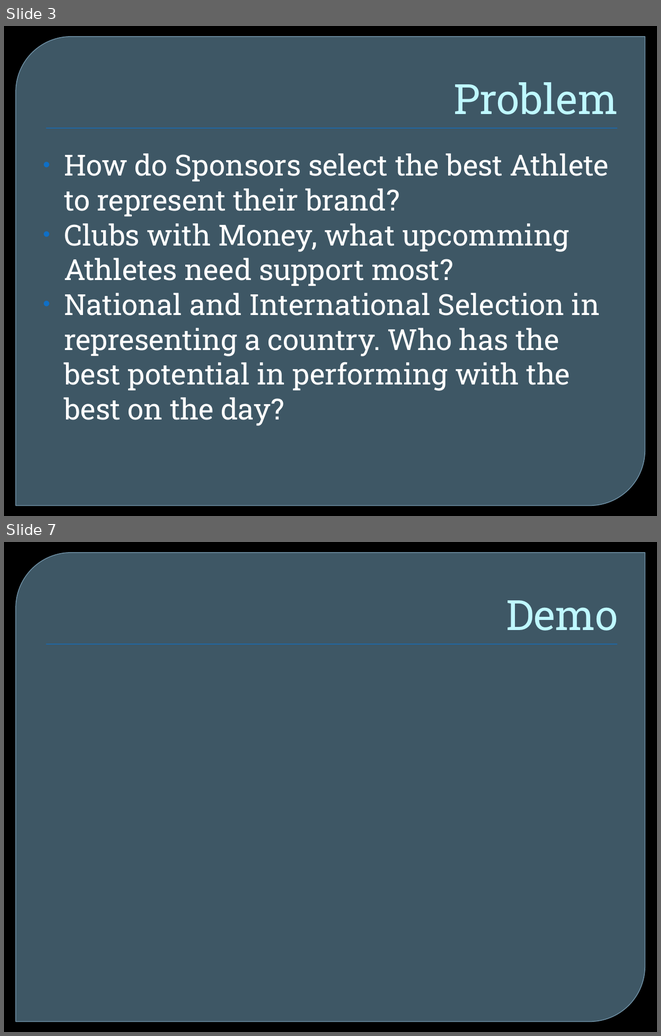
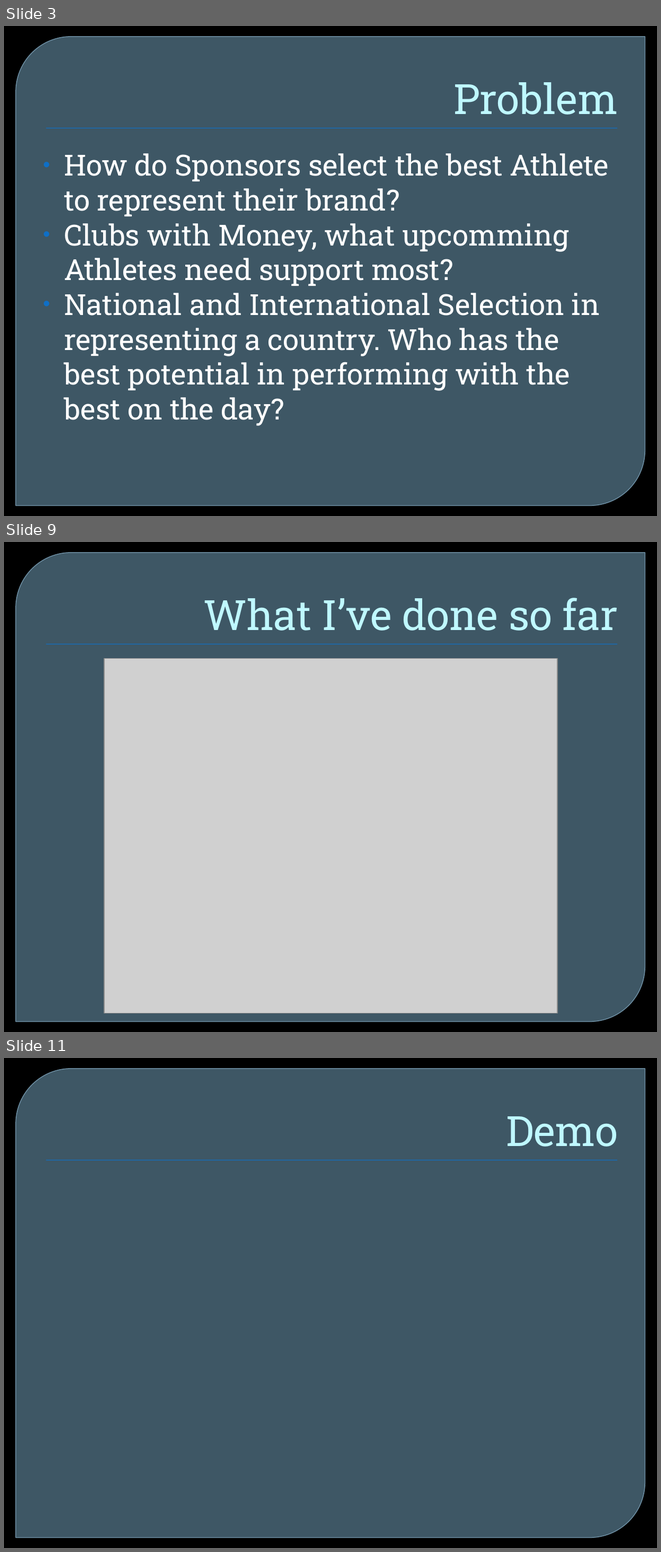
Before and after one commit to maveroke/PerformanceProgression, a slide deck: Report/Presentation 520.pptx. Shown one above the other, each under a label of ours: slides 3 and 7 before the commit, slides 3, 9 and 11 after it; the slides between them are not shown. The pictures are 661x1036 and 661x1552 pixels, drawn with LibreOffice and Linux fonts; fonts in the diff are those of the drawing; grey boxes stand for pictures; background and template pictures are left out. Boxes give left, top, right and bottom in pixels: in the first picture for what was removed or moved away, otherwise in the second. Text is boxed around its words. In the diff, an @@ line names an element or a change of style, - is before the commit and + after.

```diff
--- a/Report/Presentation 520.pptx
+++ b/Report/Presentation 520.pptx
@@ slide 9 added at (4,542,657,1032), background picture (left out); not listed: 2 template elements that a slide beside it also shows @@
@@ title added at (204,598,618,631), 46 pt, text #C0F7FF @@
+What I’ve done so far
@@ picture added at (105,658,558,1013) @@
@@ what was slide 7 is now slide 11 @@
```
Also in this commit, not shown: 3 slides changed, 9 other slides added, 1 slide removed, 29 other files.
